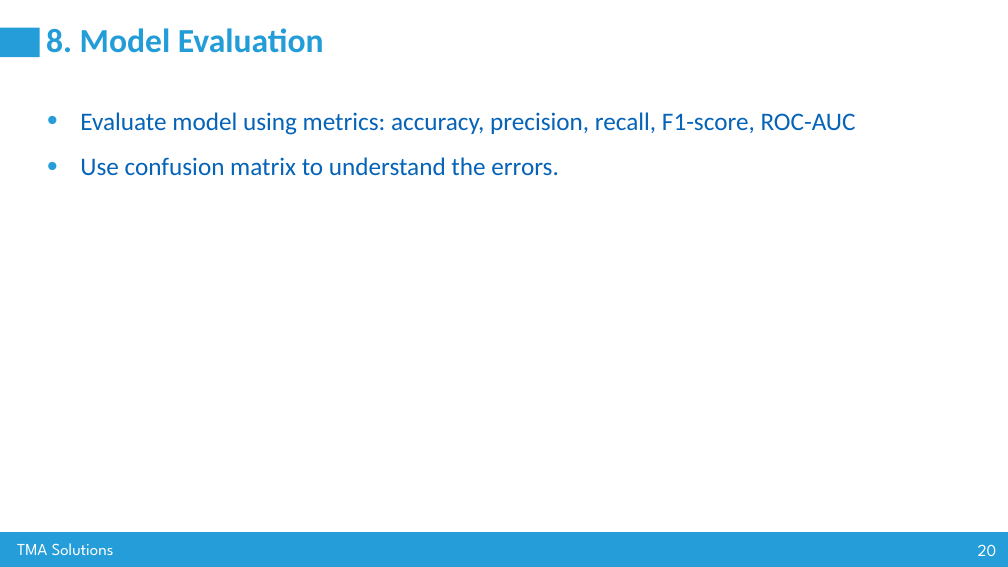
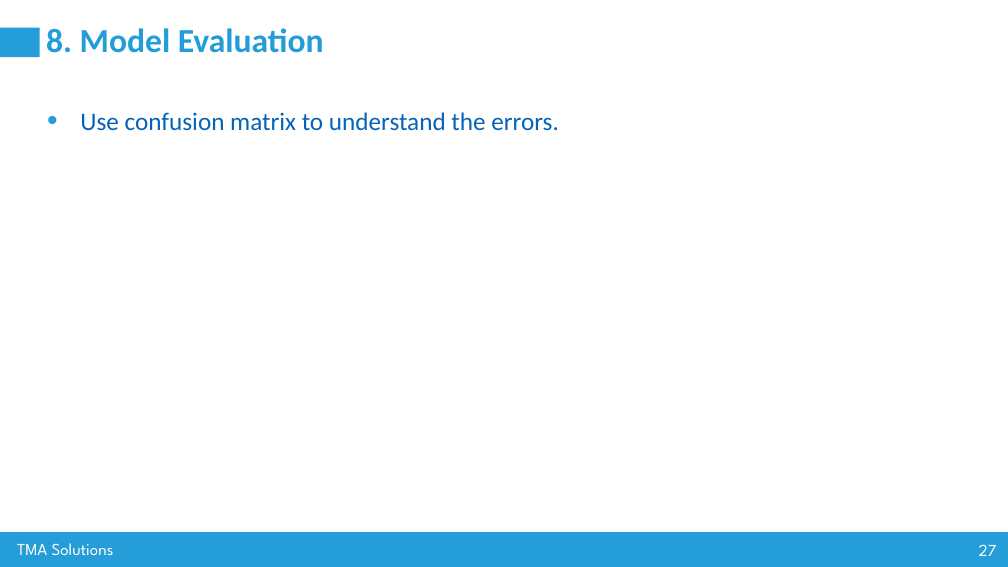
Before and after one commit to nguyenvanhuy0612/DL-1, a slide deck: slide 27 of Workshop-3_AI Advance Training_Group 80.pptx (slide 20 before the commit). Drawn at 1008x567 pixels with LibreOffice and Linux fonts; fonts in the diff are those of the drawing. Boxes give left, top, right and bottom in pixels: in the first picture for what was removed or moved away, otherwise in the second. Text is boxed around its words. In the diff, an @@ line names an element or a change of style, - is before the commit and + after.

```diff
--- a/Workshop-3_AI Advance Training_Group 80.pptx
+++ b/Workshop-3_AI Advance Training_Group 80.pptx
@@ text at bbox=[80, 112, 856, 135]: paragraph removed @@
-• Evaluate model using metrics: accuracy, precision, recall, F1-score, ROC-AUC
@@ page number at bbox=[979, 544, 997, 556]: text changed @@
-20
+27
```
Also in this commit, not shown: 3 other slides changed, 7 slides added, 14 other files.
